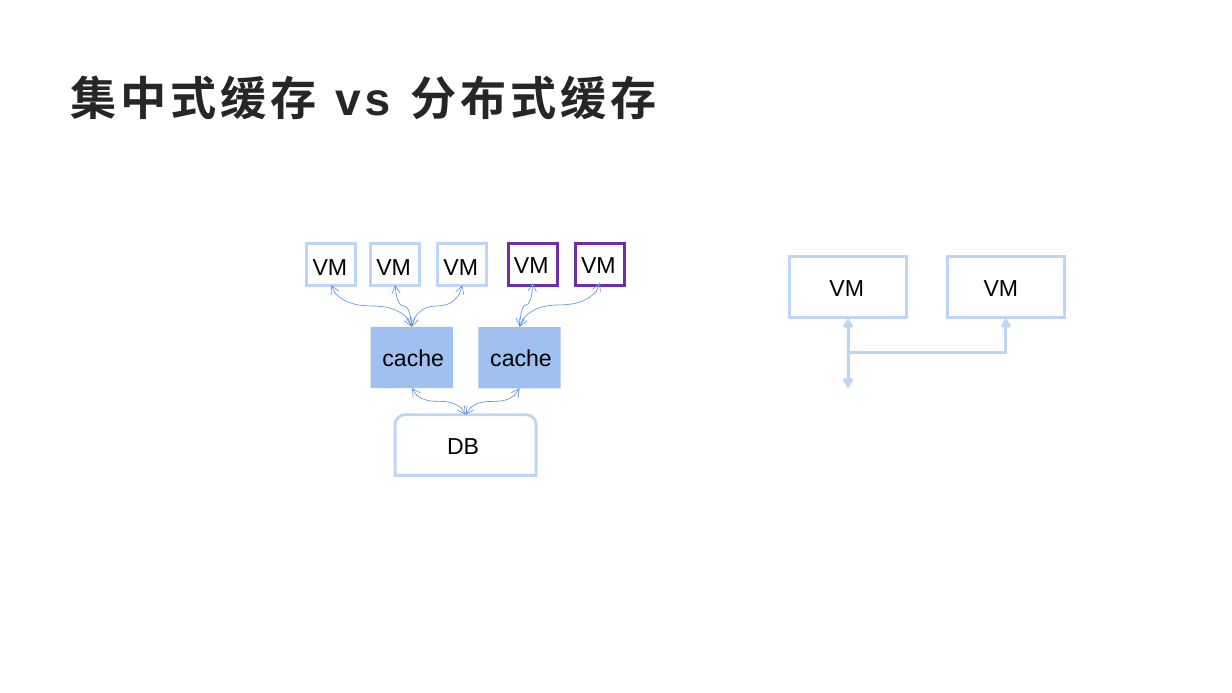
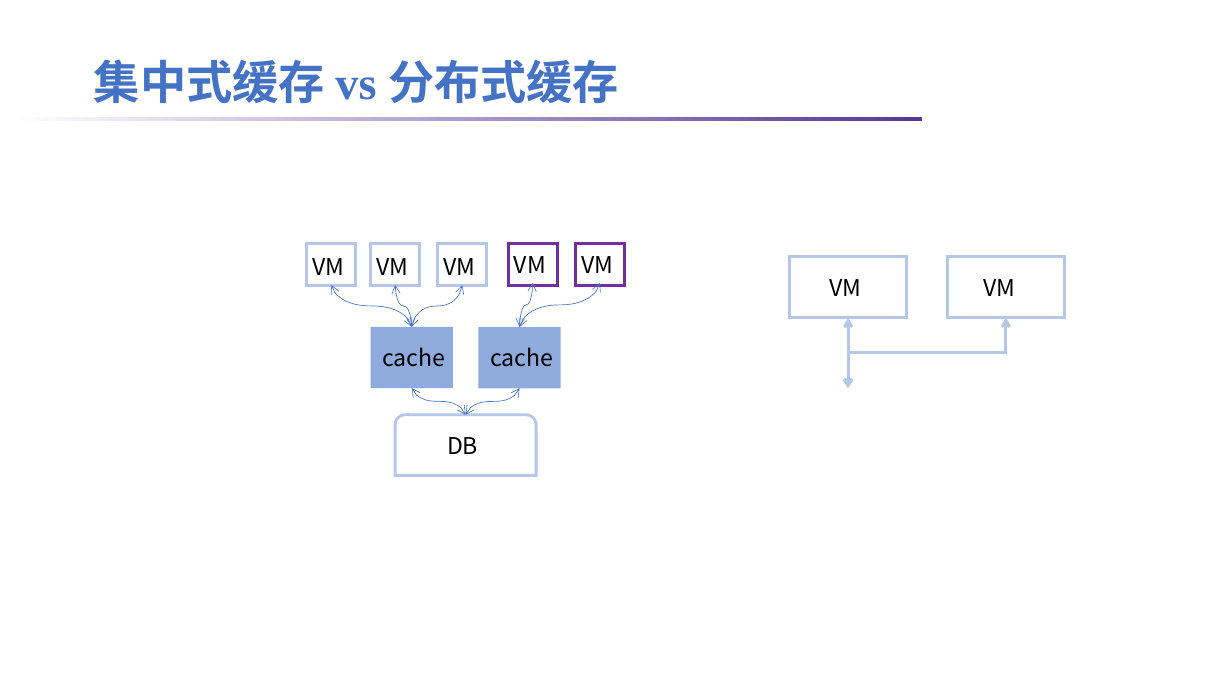
Before and after one commit to lt2000/ADSL, a slide deck: slide 3 of meeting/作图.pptx (slide 2 before the commit). Drawn at 1232x693 pixels with LibreOffice and Linux fonts; fonts in the diff are those of the drawing; background and template pictures are left out. Boxes give left, top, right and bottom in pixels: in the first picture for what was removed or moved away, otherwise in the second. Text is boxed around its words. In the diff, an @@ line names an element or a change of style, - is before the commit and + after.

```diff
--- a/meeting/作图.pptx
+++ b/meeting/作图.pptx
@@ title "集中式缓存 vs 分布式缓存": place and size @@
-title "集中式缓存 vs 分布式缓存" at bbox=[71, 75, 657, 119]
+title "集中式缓存 vs 分布式缓存" at bbox=[94, 59, 619, 103]
@@ title "集中式缓存 vs 分布式缓存" at bbox=[94, 59, 619, 103]: font Arial to Times New Roman, text colour #262626 to #4472C4, letter spacing 3 to 0 pt; line spacing 1 to 1.2 @@
@@ rectangle added at bbox=[10, 117, 922, 121], fill gradient #FFFFFF to #543795 @@
@@ outline #BFD5F5 2.25 pt to #B4C7E7 2.25 pt in 6 elements at bbox=[307, 243, 356, 285], bbox=[790, 257, 908, 318], bbox=[947, 257, 1065, 318], bbox=[396, 415, 537, 476], bbox=[371, 243, 420, 285], bbox=[438, 243, 487, 285] @@
@@ curved double arrow (332, 286) - (412, 327): stroke #6096E6 0.5 pt to #4472C4 0.5 pt @@
@@ curved double arrow (396, 286) - (412, 327): stroke #6096E6 0.5 pt to #4472C4 0.5 pt @@
@@ curved double arrow (462, 286) - (412, 327): stroke #6096E6 0.5 pt to #4472C4 0.5 pt @@
@@ curved double arrow (533, 283) - (519, 327): stroke #6096E6 0.5 pt to #4472C4 0.5 pt @@
@@ curved double arrow (600, 283) - (519, 327): stroke #6096E6 0.5 pt to #4472C4 0.5 pt @@
@@ rectangle at bbox=[371, 327, 453, 388]: fill #A0C0F0 to #8FAADC @@
@@ rectangle at bbox=[479, 327, 561, 388]: fill #A0C0F0 to #8FAADC @@
@@ font Arial to Noto Sans CJK SC in 10 elements at bbox=[313, 258, 345, 275], bbox=[829, 279, 861, 296], bbox=[984, 279, 1016, 296], bbox=[382, 347, 445, 367], bbox=[447, 437, 478, 454], bbox=[376, 258, 408, 275], bbox=[443, 258, 475, 275], bbox=[514, 256, 546, 273], bbox=[581, 256, 613, 273], bbox=[490, 347, 553, 367] @@
@@ curved double arrow (412, 388) - (466, 415): stroke #6096E6 0.5 pt to #4472C4 0.5 pt @@
@@ curved double arrow (519, 388) - (466, 415): stroke #6096E6 0.5 pt to #4472C4 0.5 pt @@
```
Also in this commit, not shown: 9 other slides changed, 4 slides added, 1 slide removed, 1 other file.
